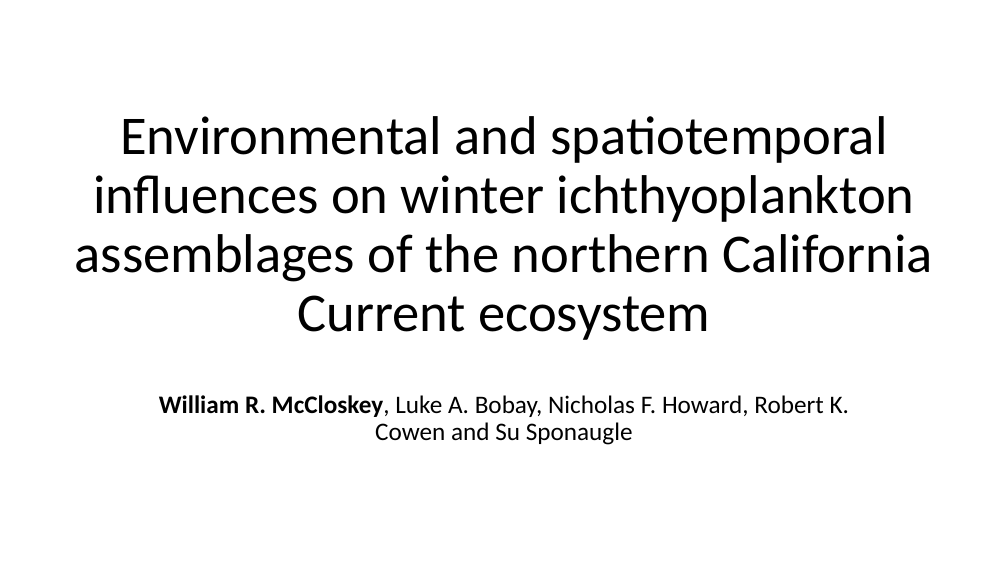
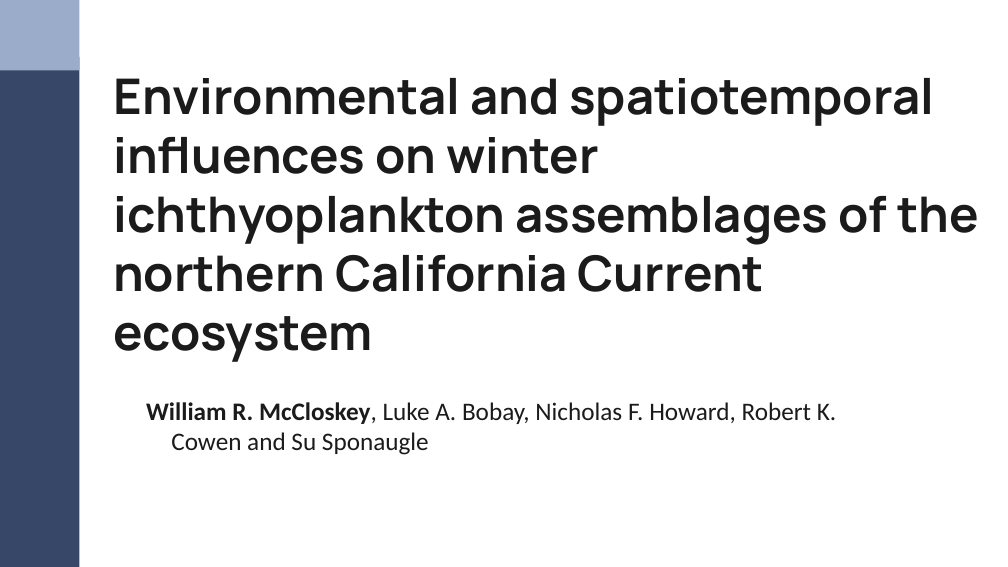
Before and after one commit to LukeABobay/larval-fish-community-analysis, a slide deck: slide 1 of PICES 2026 Presentation.pptx. Drawn at 1008x567 pixels with LibreOffice and Linux fonts; fonts in the diff are those of the drawing. Boxes give left, top, right and bottom in pixels: in the first picture for what was removed or moved away, otherwise in the second. Text is boxed around its words. In the diff, an @@ line names an element or a change of style, - is before the commit and + after.

Commit message:
Revise slides based on Su and Luke's feedback. Add background/template and images. Populate acknowledgements slide with text and logos

```diff
--- a/PICES 2026 Presentation.pptx
+++ b/PICES 2026 Presentation.pptx
@@ rectangle added at box(0, 0, 79, 70), fill #9BACCA @@
@@ rectangle added at box(0, 57, 79, 567), fill #374768 @@
@@ title "Environmental and spatiotemporal influences on ...": place and size @@
-title "Environmental and spatiotemporal influences on ..." at box(75, 116, 933, 340)
+title "Environmental and spatiotemporal influences on ..." at box(113, 78, 979, 362)
@@ title "Environmental and spatiotemporal influences on ..." at box(113, 78, 979, 362): size 52 to 46.8 pt, font Calibri to Manrope, text colour #000000 to #1B1B1B, bold on; alignment centre to left; line spacing 0.9 to 1 @@
@@ subtitle "William R. McCloskey, Luke A. ..." at box(146, 402, 836, 455): text colour #000000 to #1B1B1B; alignment centre to left; indent changed; line spacing 0.9 to 1; less space between paragraphs @@
```
Also in this commit, not shown: 15 other slides changed, 3 slides added, 10 slides removed.
